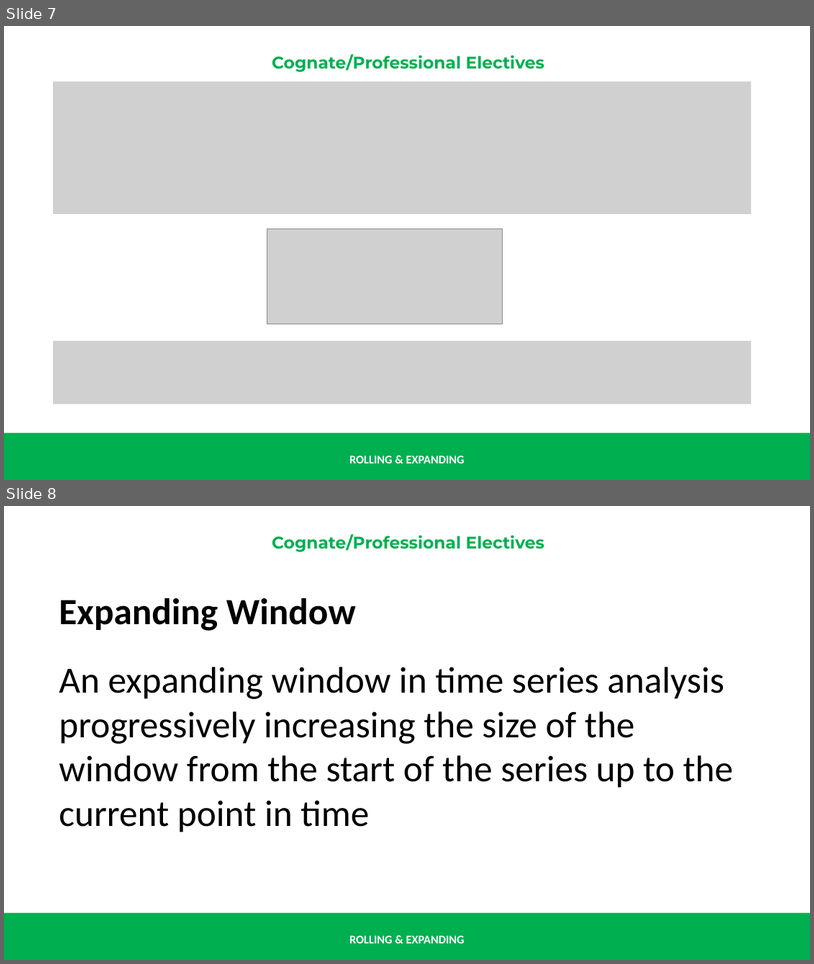
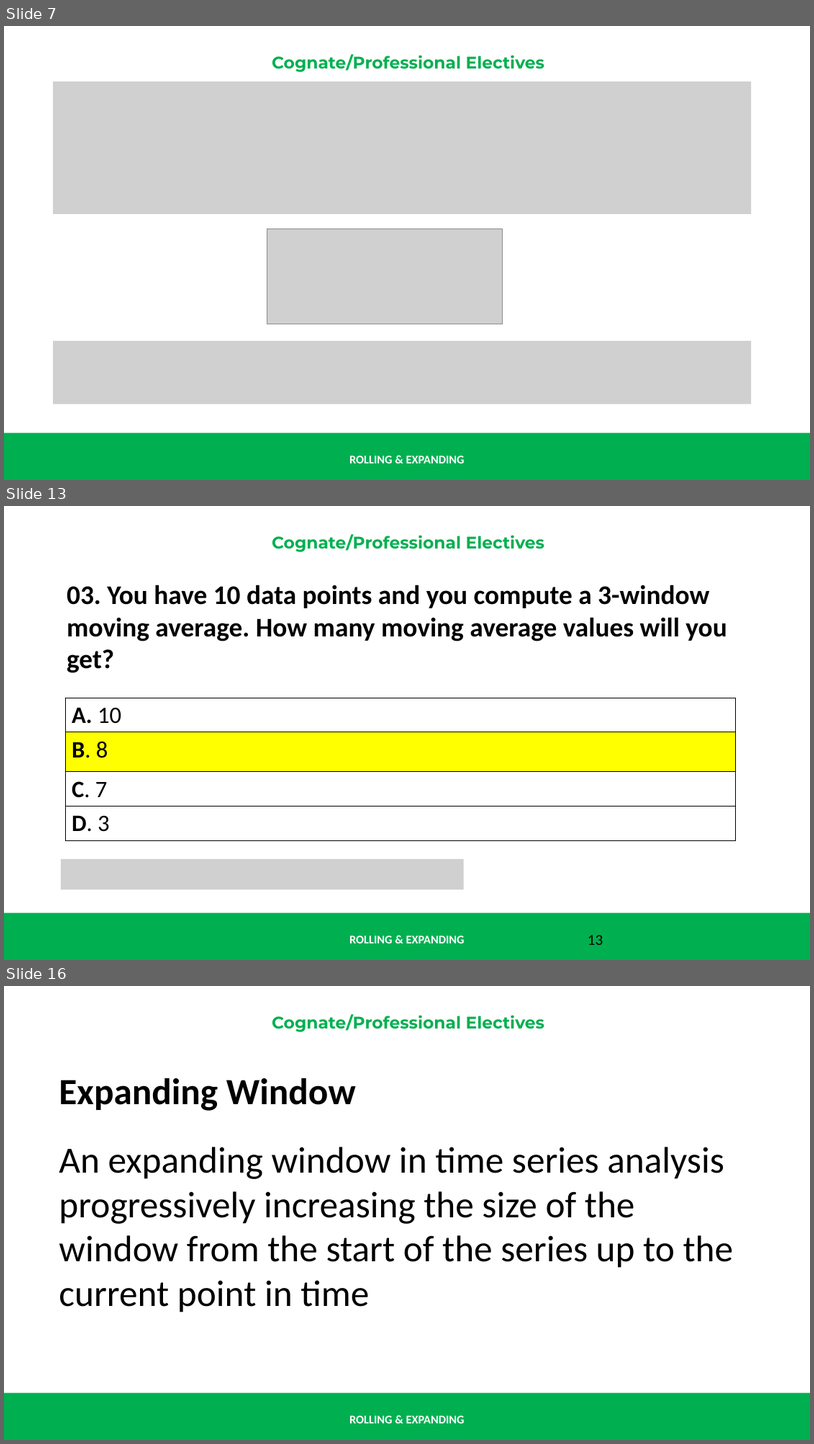
Before and after one commit to renatomaaliw3/public_files, a slide deck: CPE Electives (1 - 3)/01. Lectures Notebook/000. Presentations & Text Books/01. Presentation Slides/06.1 Rolling & Expanding.pptx. Shown one above the other, each under a label of ours: slides 7 and 8 before the commit, slides 7, 13 and 16 after it; the slides between them are not shown. The pictures are 814x964 and 814x1444 pixels, drawn with LibreOffice and Linux fonts; fonts in the diff are those of the drawing; grey boxes stand for pictures. Boxes give left, top, right and bottom in pixels: in the first picture for what was removed or moved away, otherwise in the second. Text is boxed around its words. In the diff, an @@ line names an element or a change of style, - is before the commit and + after.

```diff
--- a/CPE Electives (1 - 3)/01. Lectures Notebook/000. Presentations & Text Books/01. Presentation Slides/06.1 Rolling & Expanding.pptx
+++ b/CPE Electives (1 - 3)/01. Lectures Notebook/000. Presentations & Text Books/01. Presentation Slides/06.1 Rolling & Expanding.pptx
@@ slide 13 added at (4, 506, 810, 960), background #FFFFFF; not listed: 3 template elements that a slide beside it also shows @@
@@ text added at (67, 584, 727, 673), 32 pt, text #000000, bold @@
+03. You have 10 data points and you compute a 3-window moving average. How many moving average values will you get?
@@ table added at (66, 698, 736, 841), 4 rows, 1 columns @@
+A. 10
+B. 8
+C. 7
+D. 3
@@ picture added at (61, 859, 464, 889) @@
@@ page number added at (588, 934, 603, 944), 18 pt, text #000000 @@
+13
@@ what was slide 8 is now slide 16 @@
```
Also in this commit, not shown: 9 other slides added, 1 other file.
